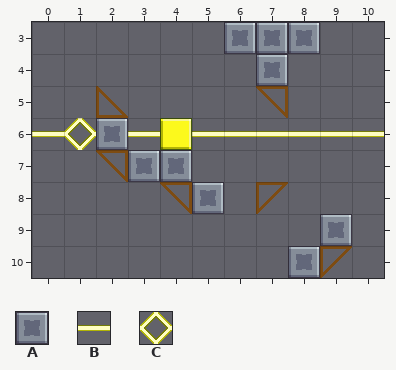
Tiled map (JSON): Assets/Level_Editor/TileMap/Room_77.tmj. The picture above is the old version.
Cells are 32x32 px. Shown: x 0..10, y 3..10. The old version is drawn lined up with the new one.
Key: from "tileSet": A 33 "wall", B 211 "cable_wire", C 223 "cable_connect".
_ is an empty cell, # one hidden under a higher layer.
Layers that did not change in this view are not listed.
Layer "Overlap" before, first column x 0:
 3 ______A____
 4 ___________
 5 ___________
 6 BC#B#BBBBBB
 7 ___________
 8 ___________
 9 ___________
10 ___________
New version:
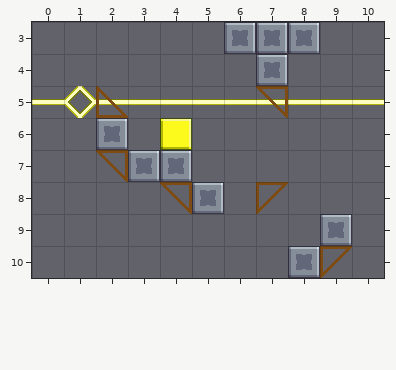
The edit:
{"change": "map size 11x11 -> 11x12 cells (old content now starts at 0,1; both pictures use the new coordinates)"}
{"where": "layer \"Overlap\""}
{"y":5,"x":0,"old":"___________","new":"BCBBBBBBBBB"}
{"y":6,"x":0,"old":"BC","new":"__"}
{"y":6,"x":3,"old":"B","new":"_"}
{"y":6,"x":5,"old":"BBBBBB","new":"______"}
{"label":"changed","picture_box":[32,86,384,150]}
